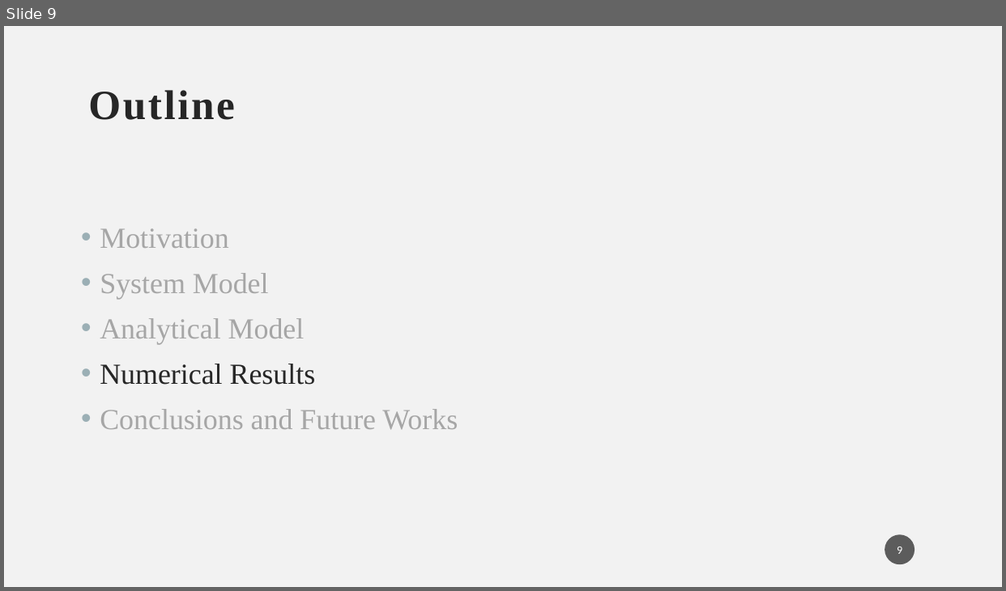
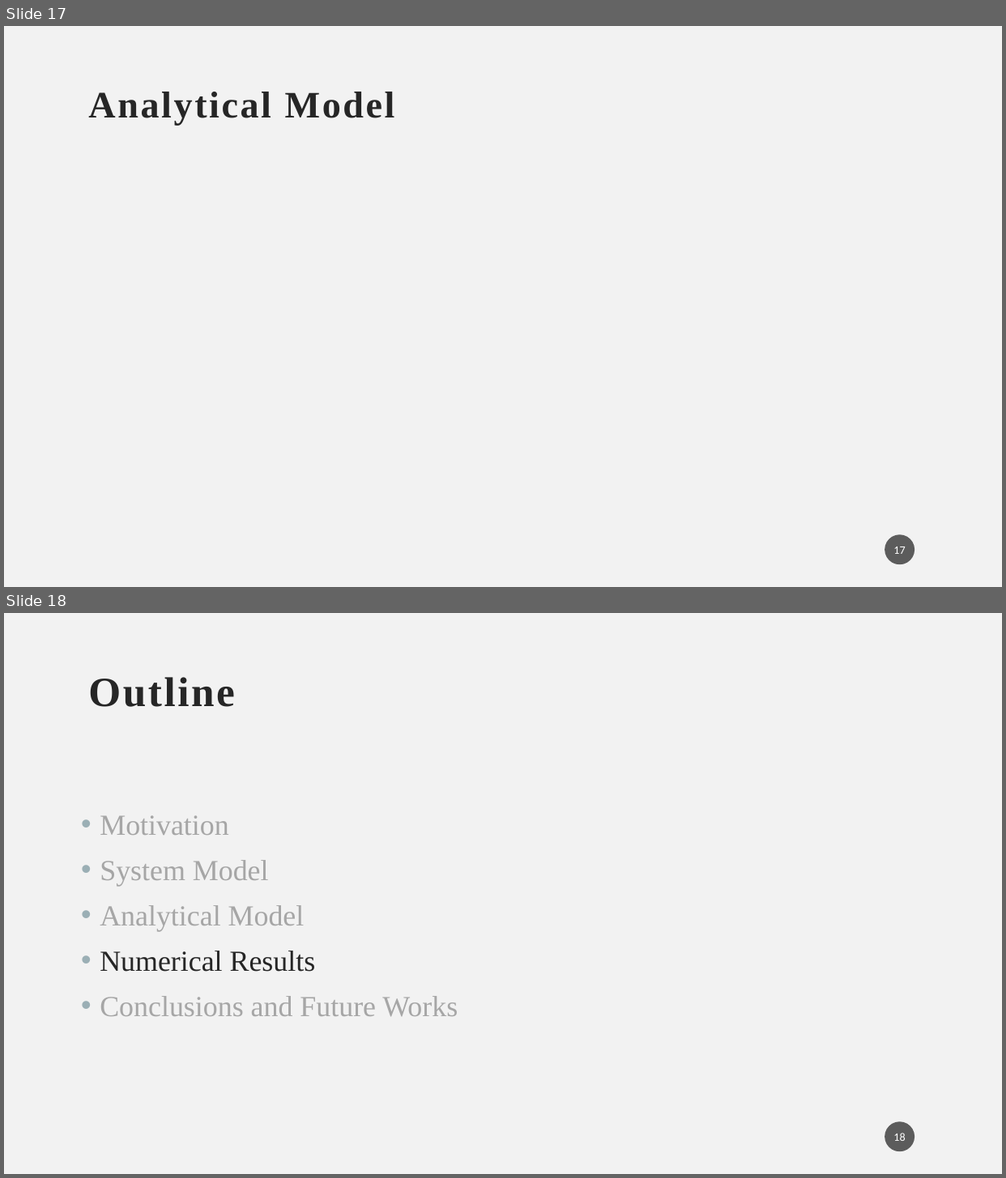
Before and after one commit to nooorika/Cosmos-thesis, a slide deck: Cosmos PPT.pptx. Shown one above the other, each under a label of ours: slide 9 before the commit, slides 17 and 18 after it. The pictures are 1006x591 and 1006x1178 pixels, drawn with LibreOffice and Linux fonts; fonts in the diff are those of the drawing; grey boxes stand for pictures. Boxes give left, top, right and bottom in pixels: in the first picture for what was removed or moved away, otherwise in the second. Text is boxed around its words. In the diff, an @@ line names an element or a change of style, - is before the commit and + after.

```diff
--- a/Cosmos PPT.pptx
+++ b/Cosmos PPT.pptx
@@ slide 17 added at box(4, 26, 1002, 587), background #F2F2F2 @@
@@ title added at box(88, 92, 395, 125), 36 pt, text #262626, bold @@
+Analytical Model
@@ page number added at box(885, 535, 915, 565), fill #1D1D1D at 70% opacity, 11 pt, text #FFFFFF @@
+17
@@ what was slide 9 is now slide 18 @@
@@ page number at box(893, 1133, 905, 1141): text changed @@
-9
+18
```
Also in this commit, not shown: 2 slides changed, 8 other slides added, 7 other files.
